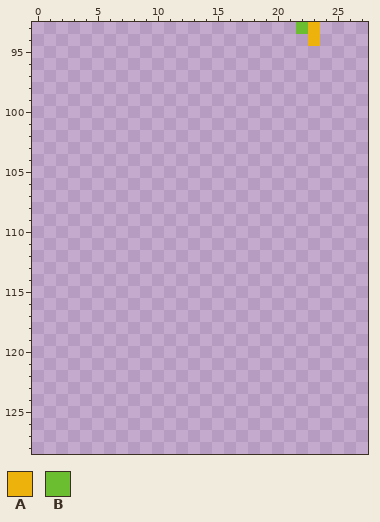
Pixel-art file -- wcale-nie-noita/test2.aseprite. The first picture shows the starting point.
400x200 pixels, 1 frame. Colours within 5 levels of each other are drawn and written as one. Shown: x 0..27, y 93..128.
Palette (. is transparent): A #edb20c  B #6abe30
Pixels before, first column x 22:
93 BA
94 .A
After the commit:
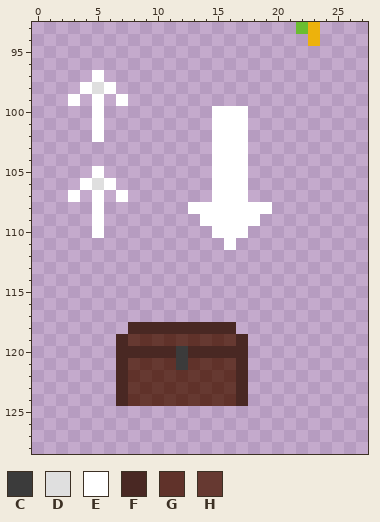
Colours new in this view: C #3b3b3b  D #dfdfdf  E #ffffff  F #492823  G #60322a  H #663931
The edit:
There is now colour C in rows 120 to 121 at x 12.
There is now colour D in row 98 at x 5; in row 106 at x 5.
There is now colour E in row 97 at x 5; in row 98 at x 4 and 6; in row 99 at x 3, 5 and 7; in rows 100 to 102 at x 5 and 15 to 17; in rows 103 to 104 at x 15 to 17; in row 105 at x 5 and 15 to 17.
There is now colour E in row 106 at x 4, 6 and 15 to 17; in row 107 at x 3, 5, 7 and 15 to 17; in row 108 at x 5 and 13 to 19; in row 109 at x 5 and 14 to 18; in row 110 at x 5 and 15 to 17; in row 111 at x 16.
There is now colour F in row 118 at x 8 to 16; in row 119 at x 7 and 17; in row 120 at x 7 to 11 and 13 to 17; in rows 121 to 124 at x 7 and 17.
There is now colour G in row 119 at x 9, 11, 13 and 15; in row 121 at x 9, 11, 13 and 15; in row 122 at x 8, 10, 12, 14 and 16; in row 123 at x 9, 11, 13 and 15; in row 124 at x 8, 10, 12, 14 and 16.
There is now colour H in row 119 at x 8, 10, 12, 14 and 16; in row 121 at x 8, 10, 14 and 16; in row 122 at x 9, 11, 13 and 15; in row 123 at x 8, 10, 12, 14 and 16; in row 124 at x 9, 11, 13 and 15.
Pixel boxes of the changes (left, top, right, bottom) in both pictures:
added: (68, 70, 128, 238)
added: (188, 106, 272, 250)
added: (116, 322, 248, 406)
